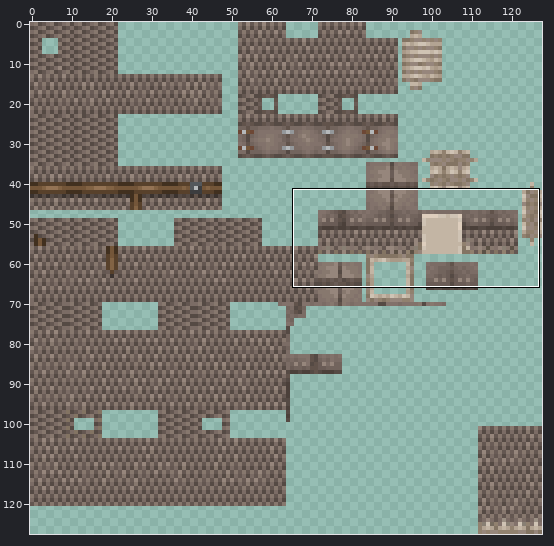
Sprite sheet: resources/assets/armory/textures/armor/scale/iron.png. Above: a wide view before the commit, with the close-up outlined.
Close-up. The starting point:
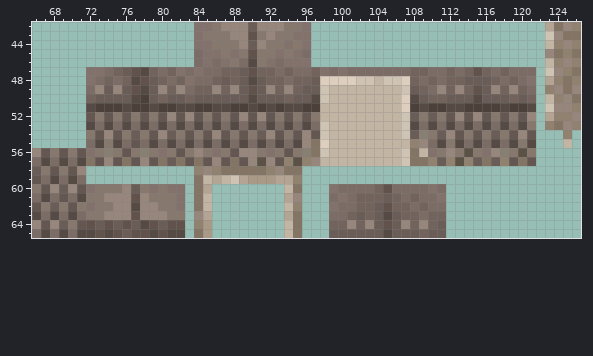
The file is 128x128 pixels. Colours within 5 levels of each other are drawn and written as one. Shown: x 66..126, y 42..65.
After:
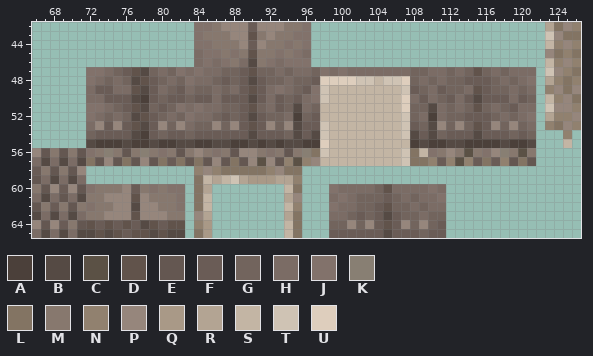
Palette (. is transparent): A #4b403a  B #554a44  C #5b5145  D #61534b  E #645751  F #6a5c56  G #72645d  H #7b6c65  J #82726b  K #887f73  L #837463  M #87786e  N #91816f  P #96867c  Q #a99987  R #b3a493  S #c3b5a4  T #cfc3b4  U #decebd
Change:
@@ x 66..126 @@
 48 ......JHGHGBDFGHGJHHGFGFBFGGHGGFUUUUTTSTTUGHGHGGFFFGHGHJ.RNLN
-49 ......HPFPFDBFPGPHGGPGPFDFPGPGFFTSSSSSSSSTFGHPGPGDFPGPGH.NPLP
-50 ......GFFFFBAFGFFGFFFFFFBFFFGFFBTSSSSSSSSUBFGGFFFBFFFGFG.SNPL
-51 ......BAAABAABAABBAABBAABABABBAASSSSSSSSSUABAABBAAAABAAB.TPPN
-52 ......EMEMEMEMEPEPEMEMEPEPEMEMEMSSSSSSSSSTFMFMEPEPEMEMEP.RNNP
-53 ......BHBHBHBHBHBHBHBHBHBHBHBHBHTSSSSSSSSTBHBHBHBHBHBHBM.NLPN
-54 ......MEPEMFMEPFMEMEPEMEMFPEMEPETSSSSSSSSTFKMFPEMEMFMEPE...N.
-55 ......HBMBHEHBHBHBHBHBHBHBHBHBPLUSSSSSSSSSNPHBMBHBHBHBMB...S.
+49 ......HFFHHDBFHGFHGGHGHFDFHJHGFJTSSSSSSSSTFGHFGGHDFGGHGH.NPLP
+50 ......HHFFFBAFGFFGFFHFFFBFHFGFHJTSSSSSSSSUHFHGFHFBFFFHFG.SNPL
+51 ......JJHGFDBGFGJHJHHGGFDGHFGBHGSSSSSSSSSUGGBHGHGDGHGFHH.TPPN
+52 ......JHGHGBDFGHGJHHGFGFBFGGHAGFSSSSSSSSSTGHAHGGFFFGHGHJ.RNNP
+53 ......HPFPFDBFPGPHGGPGPFDFPGPBFFTSSSSSSSSTFGBPGPGDFPGPGH.NLPN
+54 ......GFFFFBAFGFFGFFFFFFBFFFGBFBTSSSSSSSSTBFBGFFFBFFFGFG...N.
+55 ......BAAABAABAABBAABBAABABABBAAUSSSSSSSSSABAABBAAAABAAB...S.
 56 PEMEMEJMKMEMKMJMEMPMJMEPPMJMEMKLTSSSSSSSSTLSJMPMCMJPKMCM.....
Where, in picture pixels (left, top, right, bottom), the same in both close-ups:
changed: (86, 85, 320, 148)
changed: (410, 85, 536, 148)
